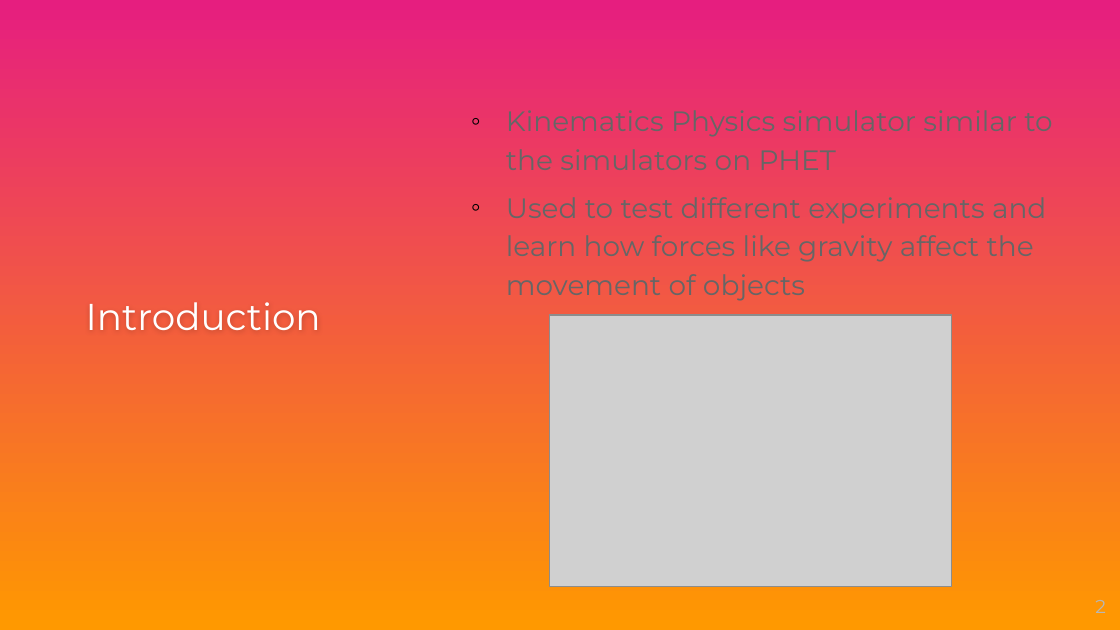
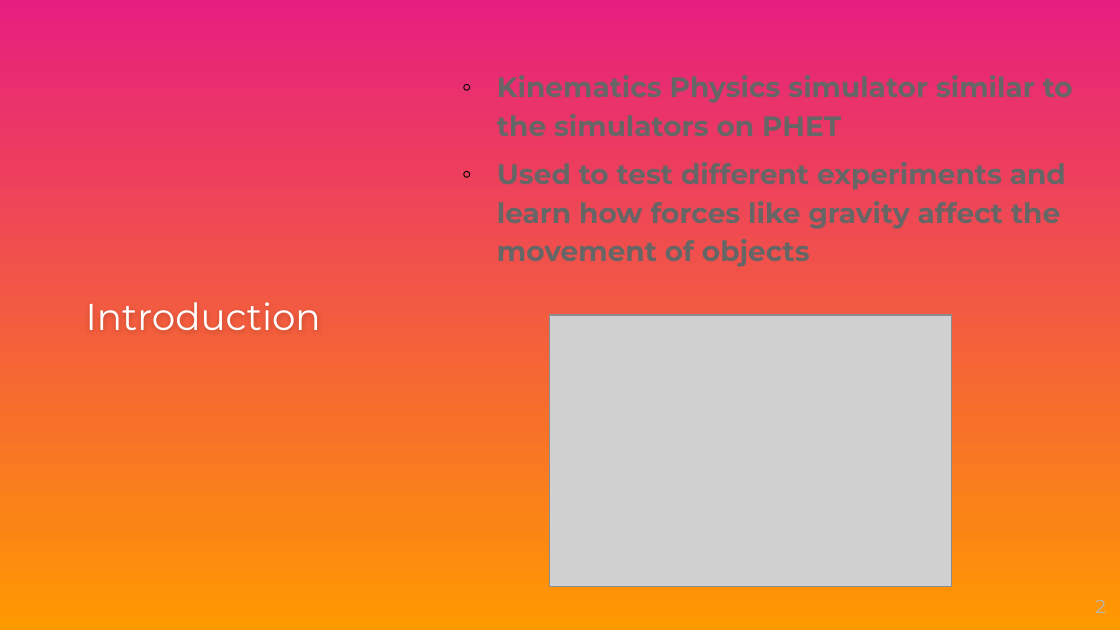
Before and after one commit to samrudhshenoy/Newtons-Playground, a slide deck: slide 2 of NewtonsPlaygroundPresentation.pptx. Drawn at 1120x630 pixels with LibreOffice and Linux fonts; fonts in the diff are those of the drawing; grey boxes stand for pictures; background and template pictures are left out. Boxes give left, top, right and bottom in pixels: in the first picture for what was removed or moved away, otherwise in the second. Text is boxed around its words. In the diff, an @@ line names an element or a change of style, - is before the commit and + after.

```diff
--- a/NewtonsPlaygroundPresentation.pptx
+++ b/NewtonsPlaygroundPresentation.pptx
@@ text "Kinematics Physics simulator similar to ...": place and size @@
-text "Kinematics Physics simulator similar to ..." at bbox=[506, 110, 1052, 301]
+text "Kinematics Physics simulator similar to ..." at bbox=[497, 75, 1073, 267]
@@ text "Kinematics Physics simulator similar to ..." at bbox=[497, 75, 1073, 267]: bold on @@
```
Also in this commit, not shown: 5 other slides changed, 3 slides added, 18 slides removed.
